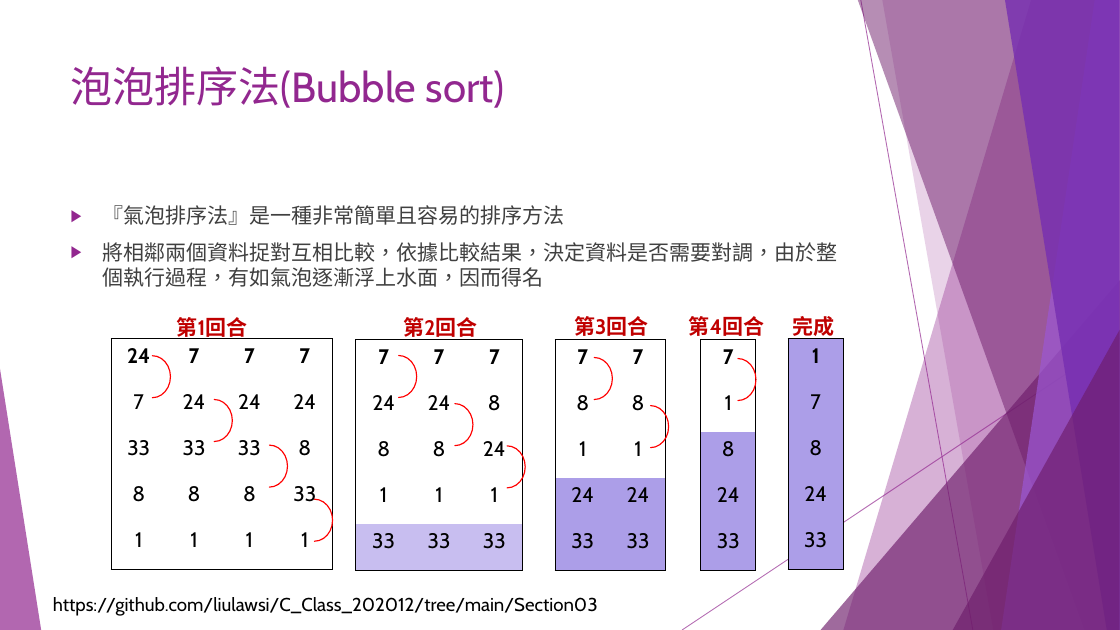
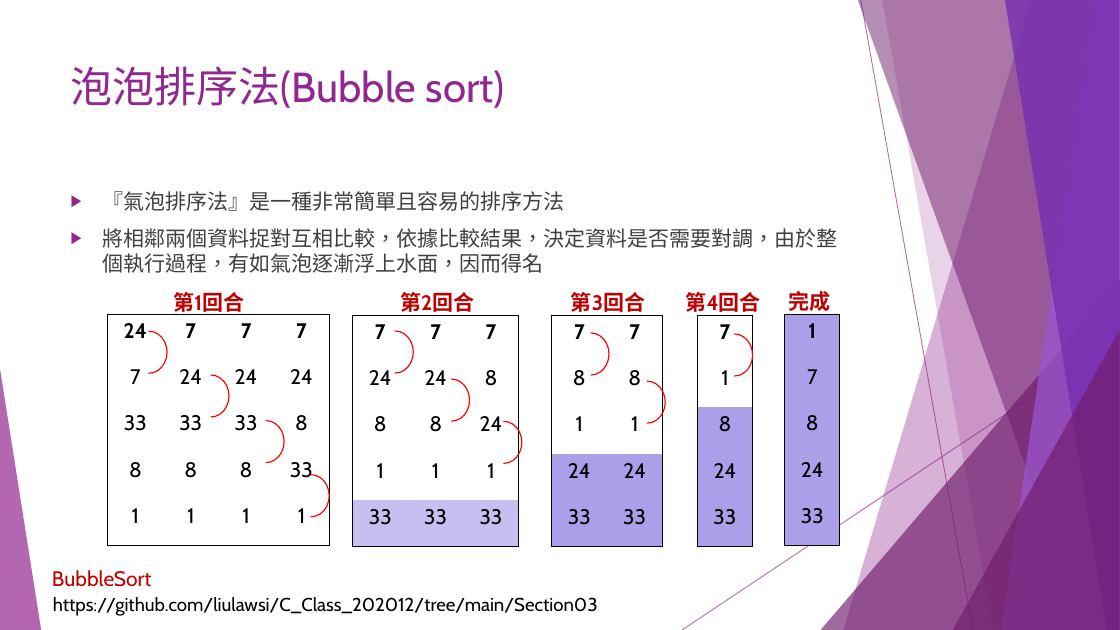
Before and after one commit to liulawsi/My_PPTs, a slide deck: slide 35 of CHING JIAN/C_Class/04陣列好好用.pptx. Drawn at 1120x630 pixels with LibreOffice and Linux fonts; fonts in the diff are those of the drawing. Boxes give left, top, right and bottom in pixels: in the first picture for what was removed or moved away, otherwise in the second. Text is boxed around its words. In the diff, an @@ line names an element or a change of style, - is before the commit and + after.

```diff
--- a/CHING JIAN/C_Class/04陣列好好用.pptx
+++ b/CHING JIAN/C_Class/04陣列好好用.pptx
@@ text "『氣泡排序法』是一種非常簡單且容易的排序方法": place and size @@
-text "『氣泡排序法』是一種非常簡單且容易的排序方法" at [102, 205, 837, 287]
+text "『氣泡排序法』是一種非常簡單且容易的排序方法" at [102, 191, 837, 273]
@@ 10 arc (boxed as its full ellipse)s, 5 texts, 5 tables: place and size @@
-10 arc (boxed as its full ellipse)s, 5 texts, 5 tables at [111, 316, 844, 571]
+10 arc (boxed as its full ellipse)s, 5 texts, 5 tables at [108, 291, 840, 546]
@@ text added at [52, 570, 152, 587], 18 pt, text #C00000 @@
+BubbleSort
```
Also in this commit, not shown: 7 other slides changed, 6 slides removed.
